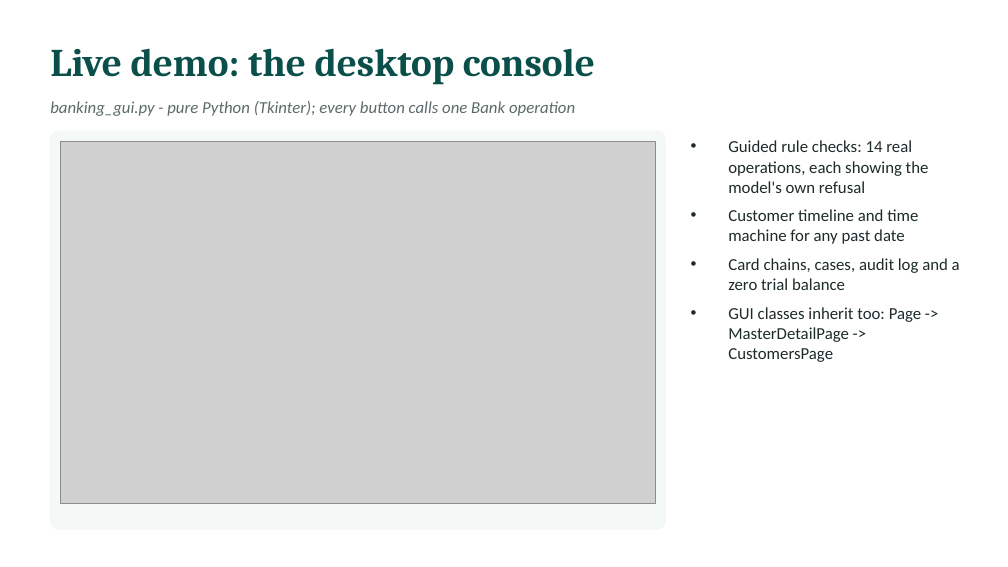
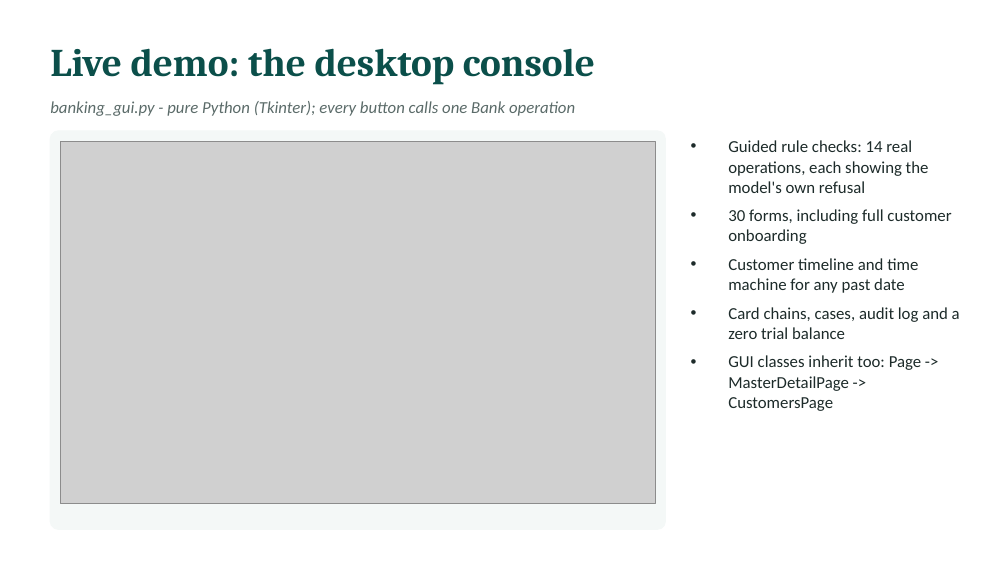
Before and after one commit to l255668-hash/commercial-banking, a slide deck: slide 12 of docs/Viva_Presentation.pptx (slide 11 before the commit). Drawn at 1008x567 pixels with LibreOffice and Linux fonts; fonts in the diff are those of the drawing; grey boxes stand for pictures. Boxes give left, top, right and bottom in pixels: in the first picture for what was removed or moved away, otherwise in the second. Text is boxed around its words. In the diff, an @@ line names an element or a change of style, - is before the commit and + after.

```diff
--- a/docs/Viva_Presentation.pptx
+++ b/docs/Viva_Presentation.pptx
@@ text at (x1=728, y1=209, x2=951, y2=244): paragraph added @@
+• 30 forms, including full customer onboarding
```
Also in this commit, not shown: 1 slide added, 31 other files.
